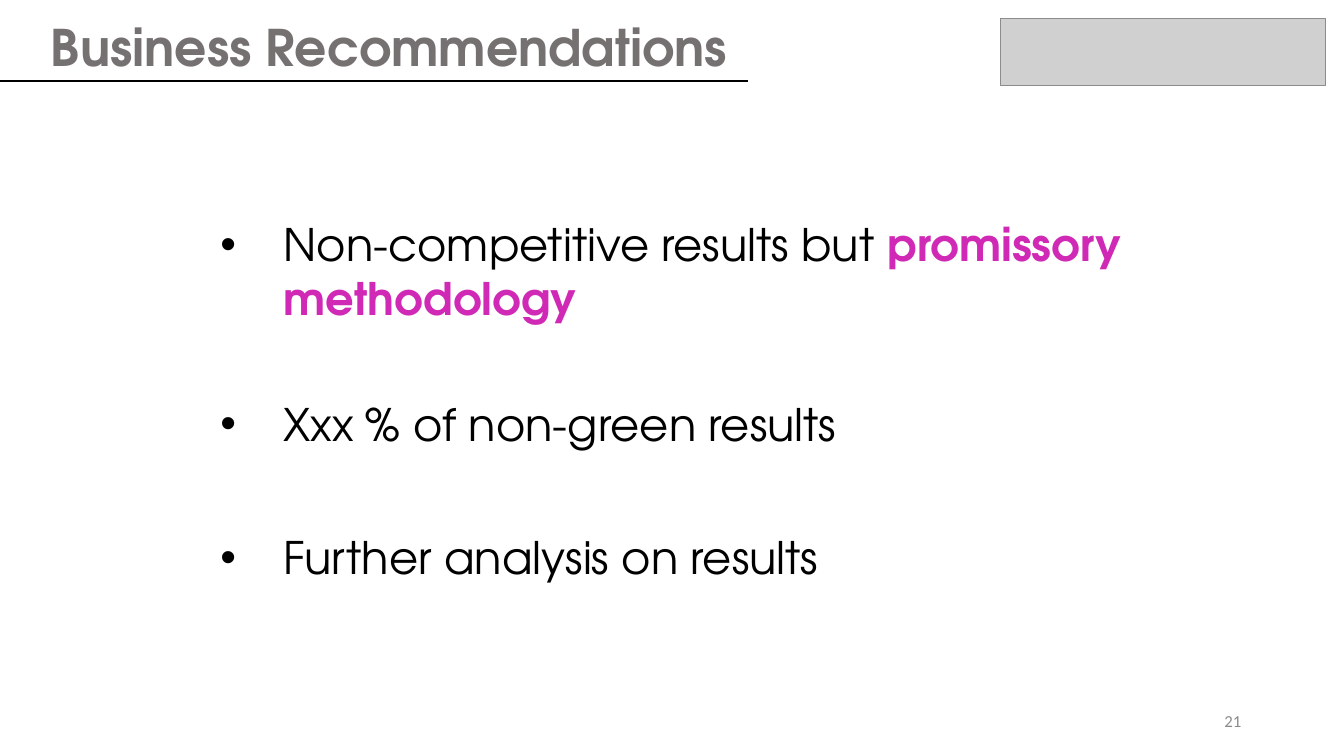
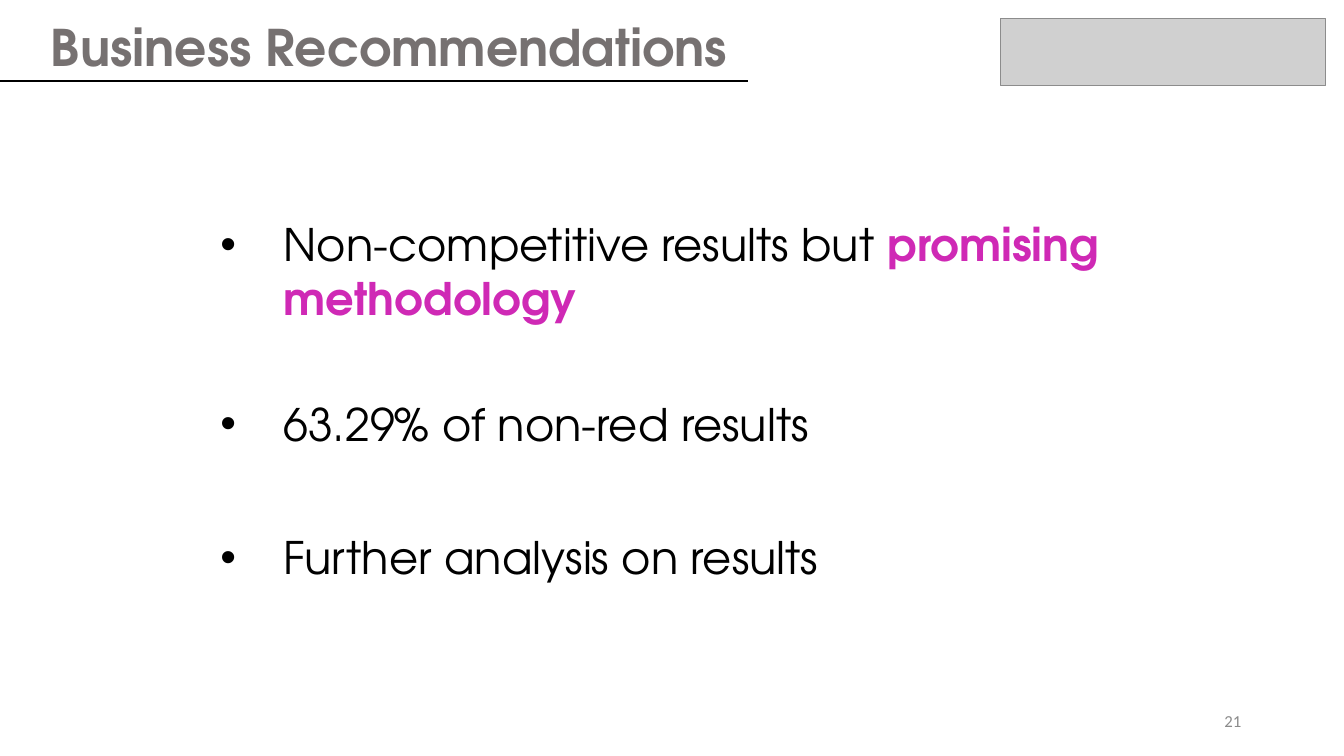
Before and after one commit to juanbeta98/DataScienceStudyCase, a slide deck: slide 22 of BMW ML Case Study.pptx. Drawn at 1344x756 pixels with LibreOffice and Linux fonts; fonts in the diff are those of the drawing; grey boxes stand for pictures. Boxes give left, top, right and bottom in pixels: in the first picture for what was removed or moved away, otherwise in the second. Text is boxed around its words. In the diff, an @@ line names an element or a change of style, - is before the commit and + after.

```diff
--- a/BMW ML Case Study.pptx
+++ b/BMW ML Case Study.pptx
@@ text at [283, 226, 1099, 442]: text changed @@
-• Non-competitive results but promissory methodology
-• Xxx % of non-green results
+• Non-competitive results but promising methodology
+• 63.29% of non-red results
```
Also in this commit, not shown: 1 other slide changed, 2 other files.
